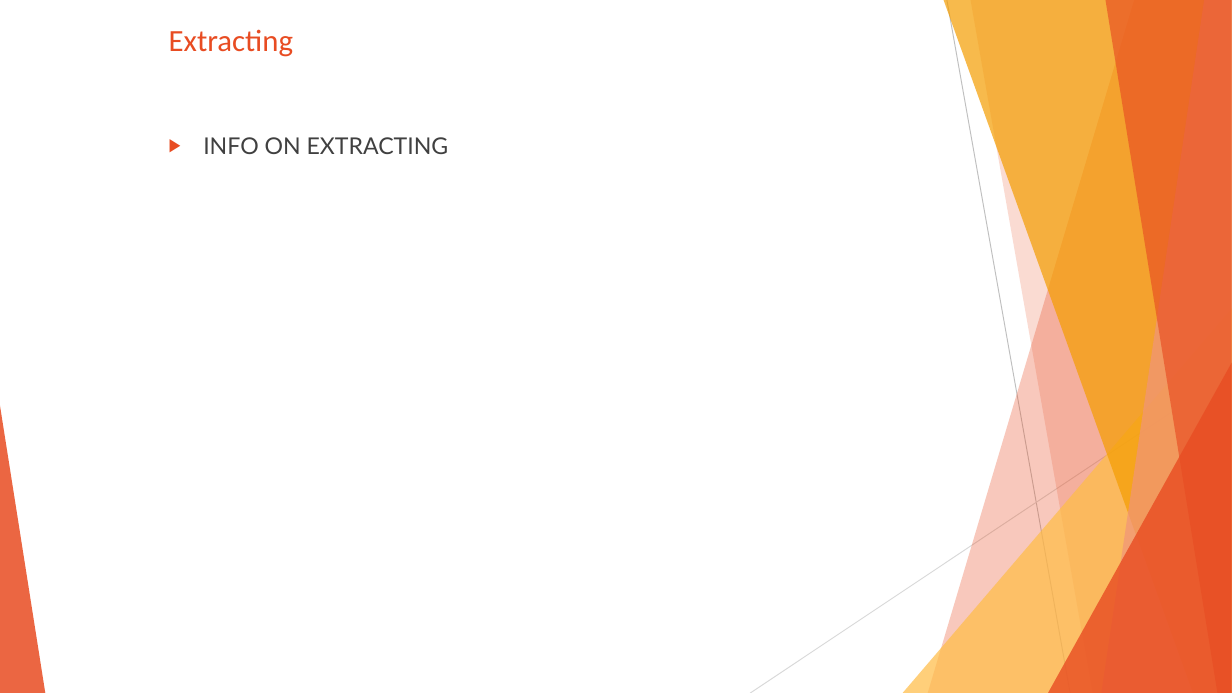
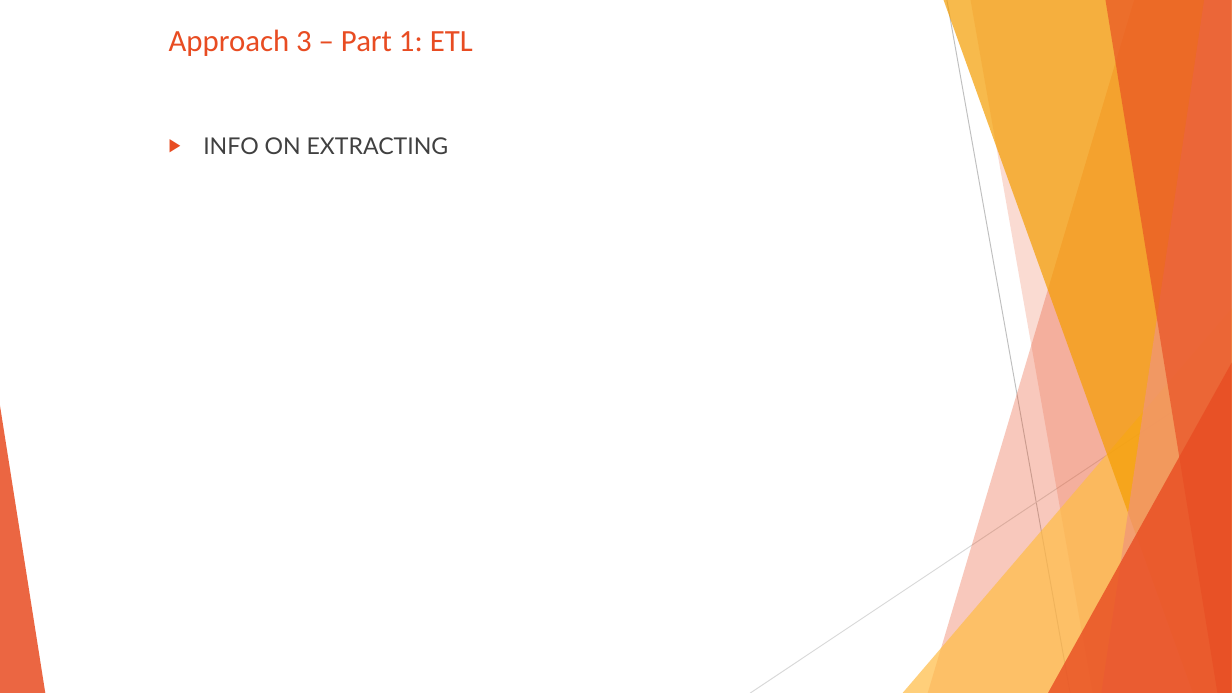
Before and after one commit to SanabuW/NYT-API-Analysis, a slide deck: slide 15 of common/(presentation_temp_file).pptx (slide 10 before the commit). Drawn at 1232x693 pixels with LibreOffice and Linux fonts; fonts in the diff are those of the drawing. Boxes give left, top, right and bottom in pixels: in the first picture for what was removed or moved away, otherwise in the second. Text is boxed around its words. In the diff, an @@ line names an element or a change of style, - is before the commit and + after.

```diff
--- a/common/(presentation_temp_file).pptx
+++ b/common/(presentation_temp_file).pptx
@@ title at (x1=169, y1=29, x2=473, y2=56): text changed @@
-Extracting
+Approach 3 – Part 1: ETL
```
Also in this commit, not shown: 9 other slides changed, 8 slides added, 8 other files.
